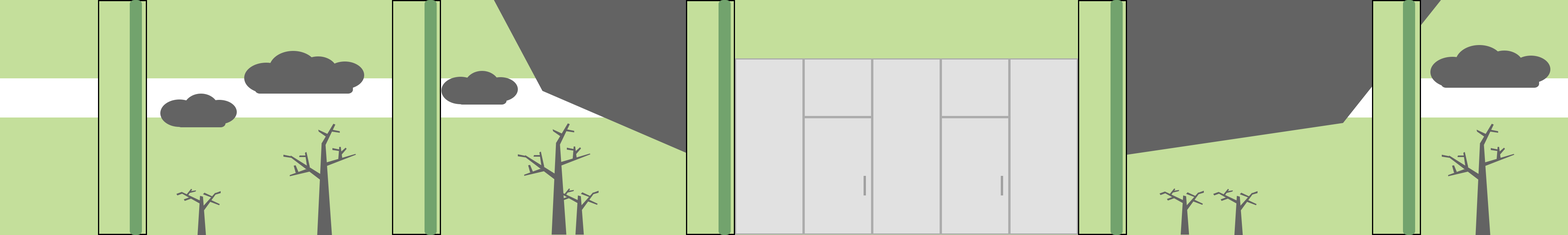
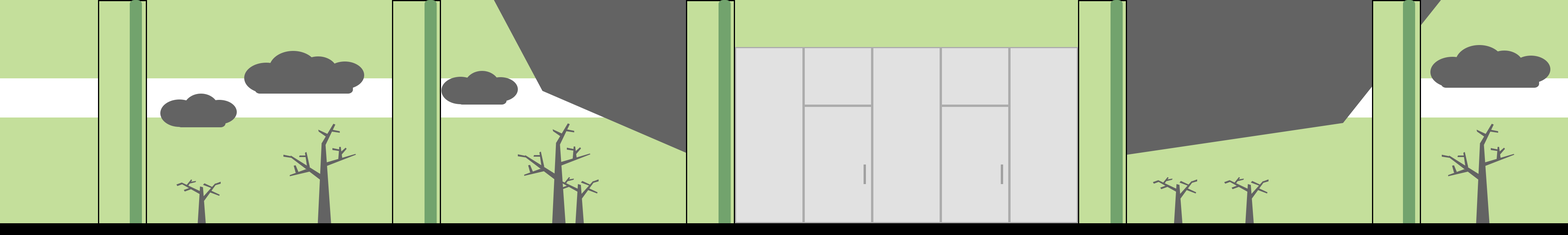
Revision of a layered 1568x235 image; what changed, layer by layer:
added layer "Rectangle 4" above "Columns" over [0, 223, 1568, 235]
painted on "Rectangle 1 copy 4" over [1009, 47, 1078, 235]
painted on "Rectangle 2 copy" over [1000, 164, 1004, 196]
painted on "Rectangle 2" over [863, 164, 866, 196]
painted on "Rectangle 1 copy 3" over [940, 105, 1010, 235]
painted on "Rectangle 1 copy 2" over [872, 47, 941, 235]
painted on "Rectangle 1 copy 6" over [940, 47, 1010, 118]
painted on "Rectangle 1 copy 5" over [803, 47, 873, 118]
painted on "Rectangle 1 copy" over [803, 105, 873, 235]
painted on "Rectangle 1" over [735, 47, 804, 235]
painted on "LittleTree copy 3" over [1213, 177, 1269, 235]
painted on "LittleTree copy 2" over [1152, 177, 1204, 235]
painted on "LittleTree copy" over [554, 177, 599, 235]
painted on "LittleTree" over [176, 179, 221, 235]
